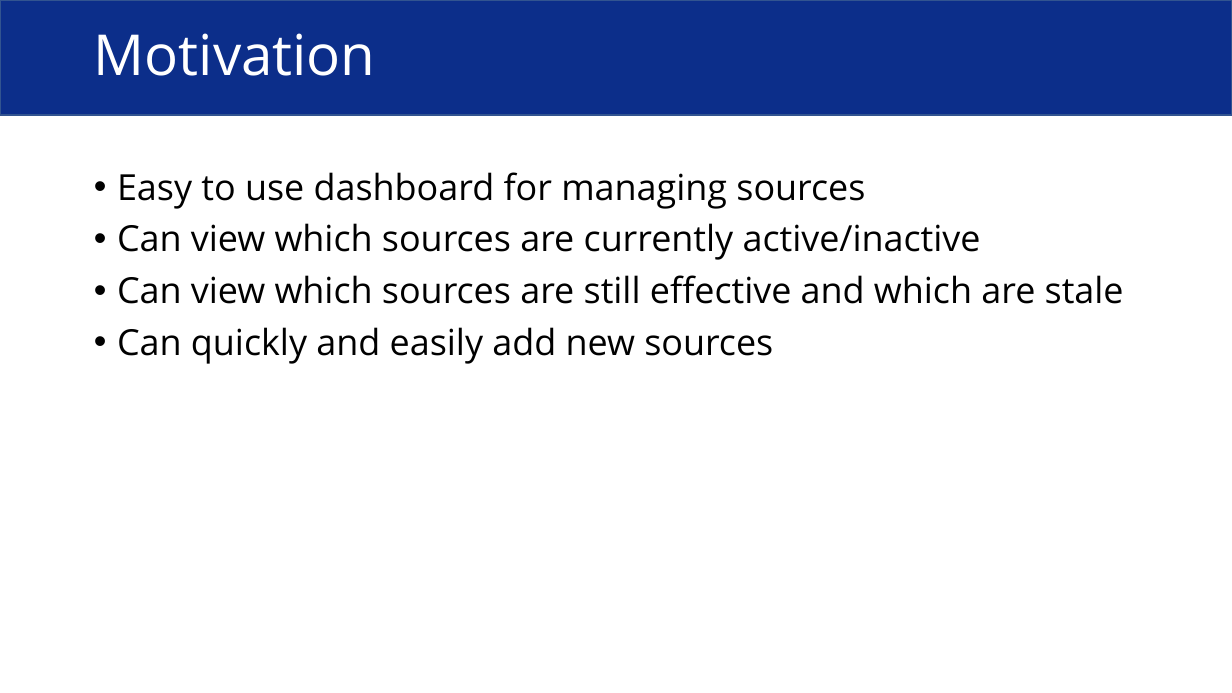
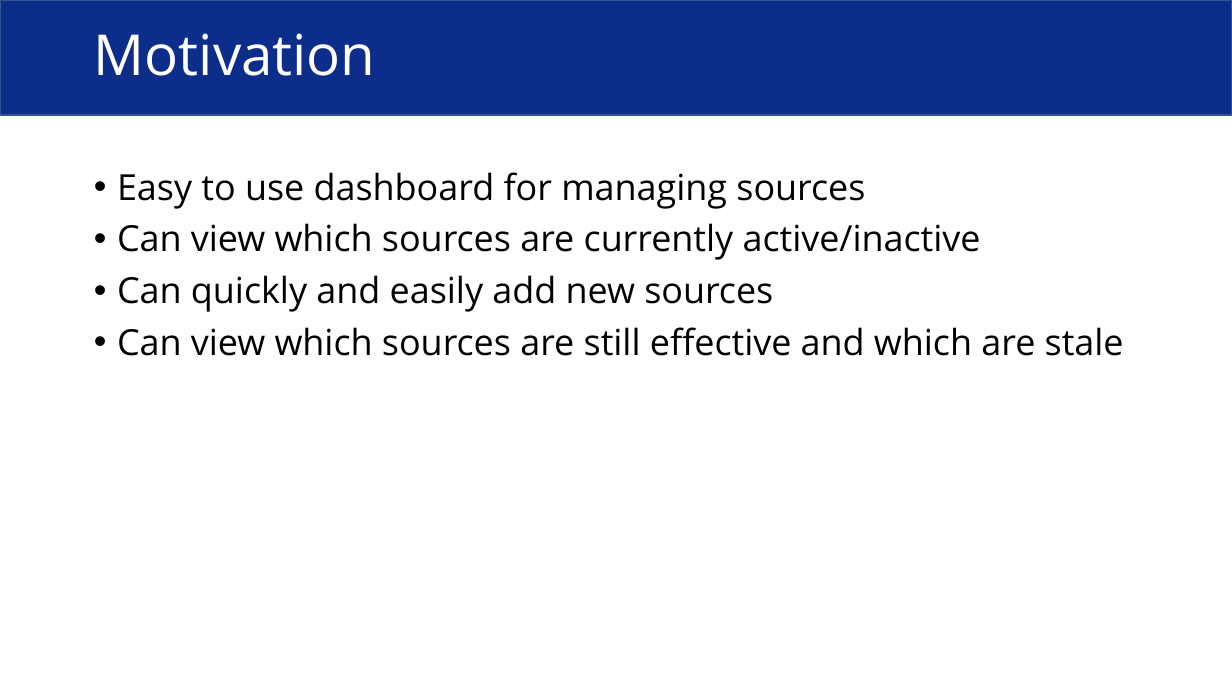
Before and after one commit to Adamanatite/nlp-global-news-monitor, a slide deck: slide 4 of research/Usability Testing Presentation.pptx. Drawn at 1232x693 pixels with LibreOffice and Linux fonts; fonts in the diff are those of the drawing. Boxes give left, top, right and bottom in pixels: in the first picture for what was removed or moved away, otherwise in the second. Text is boxed around its words. In the diff, an @@ line names an element or a change of style, - is before the commit and + after.

```diff
--- a/research/Usability Testing Presentation.pptx
+++ b/research/Usability Testing Presentation.pptx
@@ text at [117, 275, 773, 312]: paragraph added @@
+• Can quickly and easily add new sources
@@ text at [117, 327, 773, 364]: paragraph removed @@
-• Can quickly and easily add new sources
```
Also in this commit, not shown: 1 other slide changed, 2 other files.
